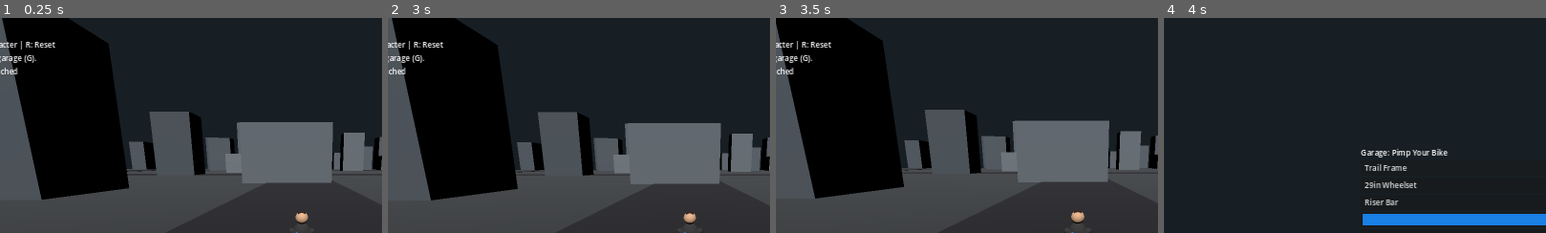
Above: before the commit, frames 1-4 (left to right).
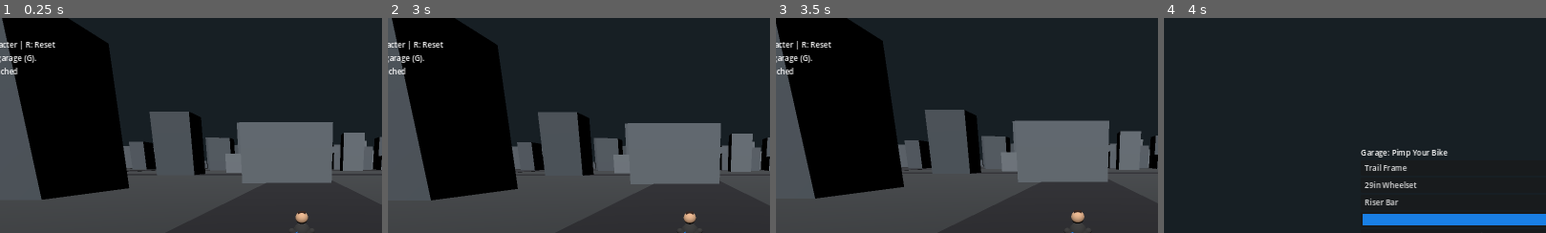
Above: after the commit, the same moments.

Repository: schumannd/bikesim
Game: Godot game, scene res://scenes/Main.tscn
Same seed, same stepped clock (60 frames per second), same inputs: the game is played once before the commit and once after it.
Inputs:
- Up to frame 1 (0.25 s): no input
- Up to frame 2 (3 s): hold D (steer_right) 0.53-1.25 s; tap C (open_character_customization) at 0.6 s; click "Casual" at 1.25 s; click "Short" at 2 s; click "Cancel" at 2.75 s
- Up to frame 3 (3.5 s): no input
- Up to frame 4 (4 s): hold Space (brake) from 3.53 s (still down); tap G (open_garage) at 3.6 s
The pictures show only the part of the screen within x 10-60%, y 0-50%; the shares and areas given below are measured in that part.

The runs differ from the first frame. In frame 1, 0.4% of the frame differs, in the area x 32-98%, y 56-71%; in frame 2, 0.4%; in frame 3, 0.4%, in the area x 32-98%, y 56-70%; in frame 4, nothing differs.

Commit message:
Prevent outrunning terrain with predictive chunk streaming.
Increase load coverage, keep a wider unload buffer, and pre-generate chunks ahead of bike velocity so the map auto-extends before the player reaches chunk boundaries.

Co-authored-by: Cursor <cursoragent@cursor.com>

Diff:
--- a/scripts/ProceduralCity.gd
+++ b/scripts/ProceduralCity.gd
@@ -2,7 +2,9 @@
 
 @export var bike_path: NodePath
 @export var chunk_size: float = 120.0
-@export var load_radius: int = 2
+@export var load_radius: int = 4
+@export var unload_radius: int = 6
+@export var look_ahead_seconds: float = 3.0
 
 var _loaded_chunks: Dictionary = {}
 var _bike: Node3D
@@ -21,17 +23,43 @@
 	if _bike == null:
 		_bike = get_node_or_null(bike_path)
 	var center_chunk: Vector2i = Vector2i.ZERO
+	var ahead_chunk: Vector2i = Vector2i.ZERO
 	if _bike != null:
 		center_chunk = _world_to_chunk(_bike.global_position)
+		var vel: Vector3 = Vector3.ZERO
+		if _bike is CharacterBody3D:
+			vel = (_bike as CharacterBody3D).velocity
+		var projected_pos: Vector3 = _bike.global_position + Vector3(vel.x, 0.0, vel.z) * look_ahead_seconds
+		ahead_chunk = _world_to_chunk(projected_pos)
+	else:
+		ahead_chunk = center_chunk
 	var target_keys: Dictionary = {}
 	for x in range(center_chunk.x - load_radius, center_chunk.x + load_radius + 1):
 		for z in range(center_chunk.y - load_radius, center_chunk.y + load_radius + 1):
-			var key := "%d:%d" % [x, z]
+			var key: String = "%d:%d" % [x, z]
 			target_keys[key] = true
 			if force or not _loaded_chunks.has(key):
 				_create_chunk(Vector2i(x, z), key)
+	for x in range(ahead_chunk.x - load_radius, ahead_chunk.x + load_radius + 1):
+		for z in range(ahead_chunk.y - load_radius, ahead_chunk.y + load_radius + 1):
+			var key: String = "%d:%d" % [x, z]
+			target_keys[key] = true
+			if force or not _loaded_chunks.has(key):
+				_create_chunk(Vector2i(x, z), key)
+	if _bike != null:
+		_ensure_chunk(center_chunk)
+		_ensure_chunk(ahead_chunk)
 	for key: String in _loaded_chunks.keys():
-		if not target_keys.has(key):
+		var split: PackedStringArray = key.split(":")
+		var cx: int = int(split[0])
+		var cz: int = int(split[1])
+		var should_keep: bool = target_keys.has(key)
+		if not should_keep:
+			if abs(cx - center_chunk.x) <= unload_radius and abs(cz - center_chunk.y) <= unload_radius:
+				should_keep = true
+			if abs(cx - ahead_chunk.x) <= unload_radius and abs(cz - ahead_chunk.y) <= unload_radius:
+				should_keep = true
+		if not should_keep:
 			var chunk_node: Node3D = _loaded_chunks[key]
 			chunk_node.queue_free()
 			_loaded_chunks.erase(key)
@@ -141,3 +169,8 @@
 		var node := get_node_or_null(node_name)
 		if node:
 			node.queue_free()
+
+func _ensure_chunk(chunk_coord: Vector2i) -> void:
+	var key: String = "%d:%d" % [chunk_coord.x, chunk_coord.y]
+	if not _loaded_chunks.has(key):
+		_create_chunk(chunk_coord, key)
